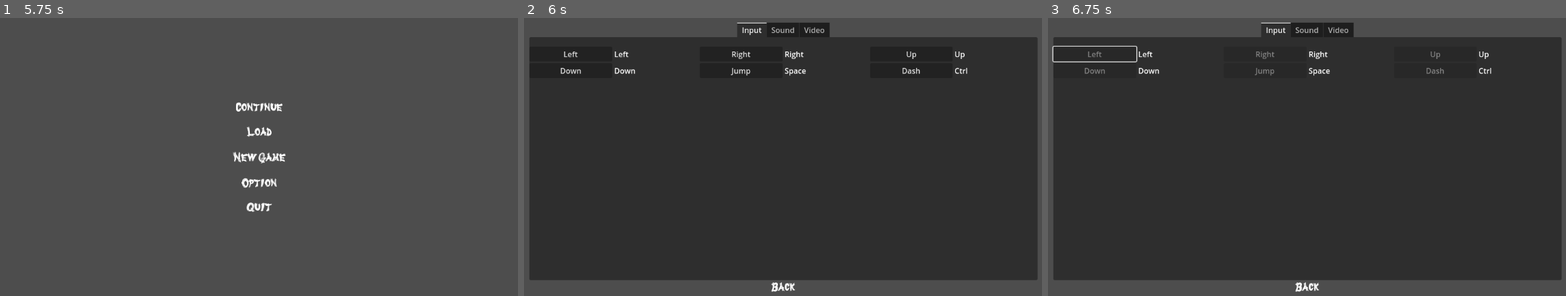
Above: before the commit, frames 1-3 (left to right).
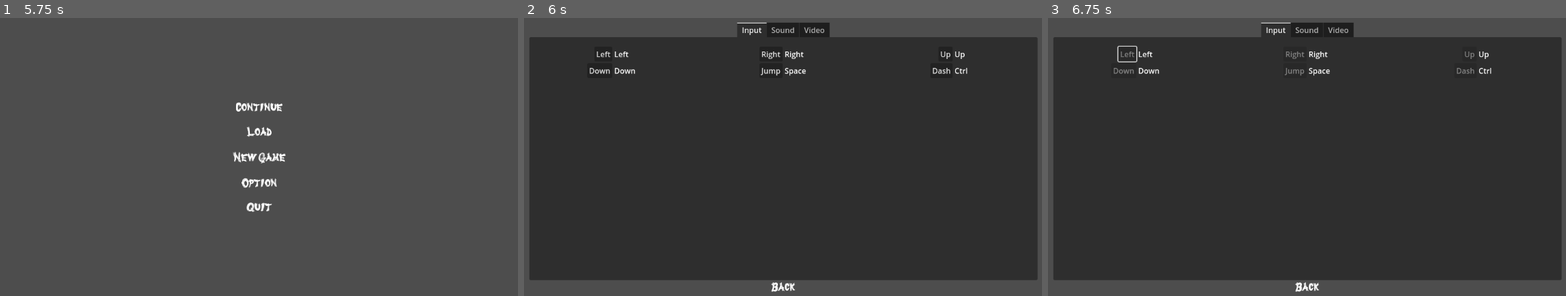
Above: after the commit, the same moments.

Repository: Pouletmania/Ninja1000vsSuperYokai
Game: Godot game, scene res://Scene/TitleScreen/TitleScreen.tscn
Same seed, same stepped clock (60 frames per second), same inputs: the game is played once before the commit and once after it.
Inputs (mouse positions are in pixels of both pictures, inside the frame that each line leads up to):
- Up to frame 1 (5.75 s): click (259, 157) at 0.5 s; click (259, 157) at 1.25 s; click (259, 106) at 2 s; click (259, 106) at 2.75 s; click (259, 106) at 3.5 s; click (259, 157) at 4.25 s; click (259, 131) at 5 s
- Up to frame 2 (6 s): click (783, 182) at 5.75 s
- Up to frame 3 (6.75 s): click "Left" at 6.5 s

Frame 1 is identical in both runs. In frame 2, 0.5% of the frame differs, in the area x 7-83%, y 12-21%; in frame 3, 0.6%, in the area x 0-83%, y 9-21%.

Commit message:
Alignement central combo
Label Shrink Left

Diff:
--- a/Scene/TitleScreen/ActionCombo.tscn
+++ b/Scene/TitleScreen/ActionCombo.tscn
@@ -9,7 +9,7 @@
 
 [node name="Label" type="Button" parent="."]
 layout_mode = 2
-size_flags_horizontal = 3
+size_flags_horizontal = 10
 
 [node name="Input" type="Label" parent="."]
 layout_mode = 2
--- /dev/null
+++ b/Scene/TitleScreen/InputContainer.tscn
@@ -0,0 +1,43 @@
+[gd_scene load_steps=3 format=3 uid="uid://c5a23wsxd1yss"]
+
+[ext_resource type="Script" path="res://Script/TitleScreen/GridInput.gd" id="1_viyrj"]
+[ext_resource type="Script" path="res://Script/LoadingConfigInput.gd" id="2_e2jxk"]
+
+[node name="InputTab" type="MarginContainer"]
+theme_override_constants/margin_left = 20
+theme_override_constants/margin_top = 20
+theme_override_constants/margin_right = 20
+theme_override_constants/margin_bottom = 20
+
+[node name="Input" type="VBoxContainer" parent="."]
+layout_mode = 2
+
+[node name="GridInput" type="GridContainer" parent="Input"]
+layout_mode = 2
+size_flags_vertical = 3
+theme_override_constants/h_separation = 5
+columns = 3
+script = ExtResource("1_viyrj")
+
+[node name="InputMenu" type="HBoxContainer" parent="Input"]
+layout_mode = 2
+size_flags_horizontal = 4
+size_flags_vertical = 8
+script = ExtResource("2_e2jxk")
+
+[node name="Cancel" type="Button" parent="Input/InputMenu"]
+layout_mode = 2
+size_flags_horizontal = 4
+disabled = true
+text = "Cancel"
+
+[node name="Save" type="Button" parent="Input/InputMenu"]
+layout_mode = 2
+size_flags_horizontal = 4
+disabled = true
+text = "Save"
+
+[node name="Default" type="Button" parent="Input/InputMenu"]
+layout_mode = 2
+size_flags_horizontal = 4
+text = "Default"
